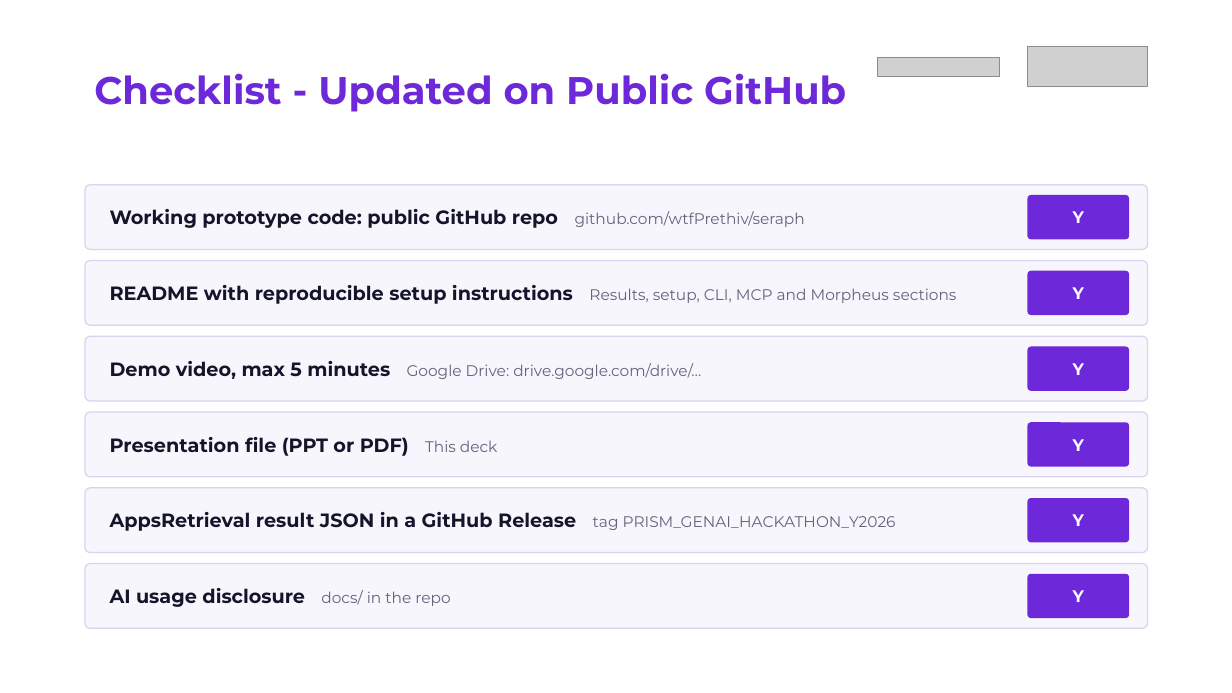
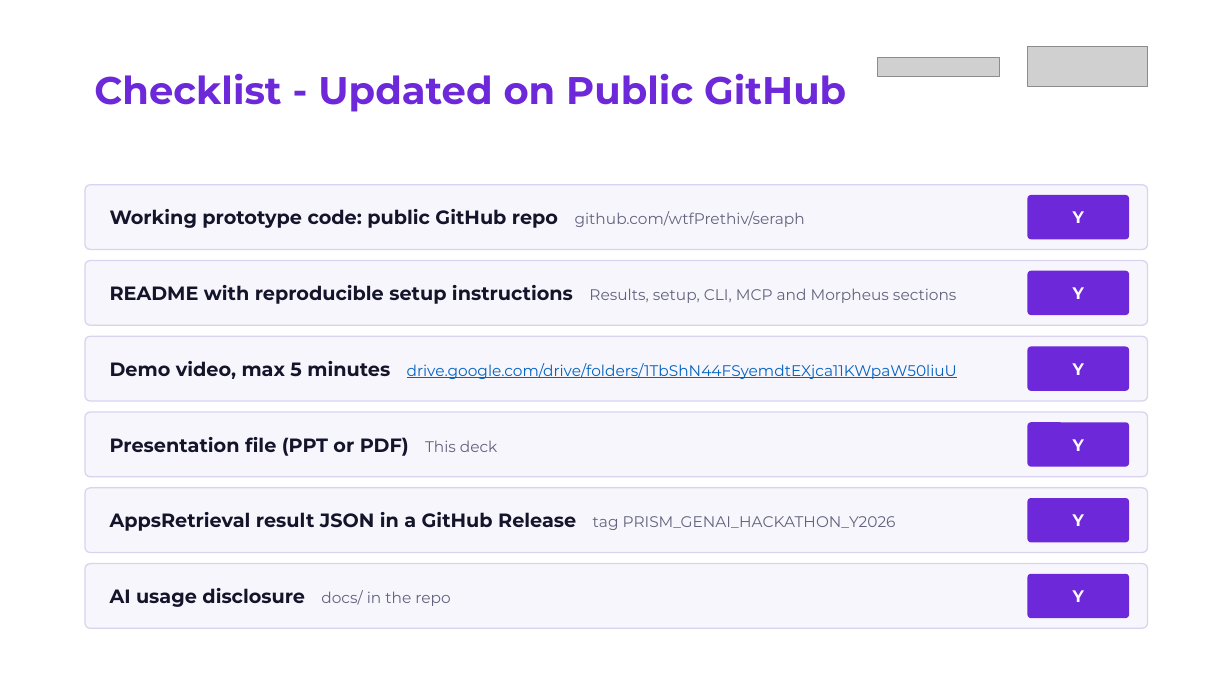
Before and after one commit to wtfPrethiv/seraph, a slide deck: slide 12 of docs/SRM_floppydisk_Submission.pptx. Drawn at 1232x693 pixels with LibreOffice and Linux fonts; fonts in the diff are those of the drawing; grey boxes stand for pictures. Boxes give left, top, right and bottom in pixels: in the first picture for what was removed or moved away, otherwise in the second. Text is boxed around its words. In the diff, an @@ line names an element or a change of style, - is before the commit and + after.

Commit message:
fix: deck video link

```diff
--- a/docs/SRM_floppydisk_Submission.pptx
+++ b/docs/SRM_floppydisk_Submission.pptx
@@ text in rounded rectangle at (x1=110, y1=361, x2=957, y2=379): text changed; text colour #63637E to #0563C1 @@
-Demo video, max 5 minutes Google Drive: drive.google.com/drive/…
+Demo video, max 5 minutes drive.google.com/drive/folders/1TbShN44FSyemdtEXjca11KWpaW50liuU
```
Also in this commit, not shown: 1 other slide changed, 1 other file.
